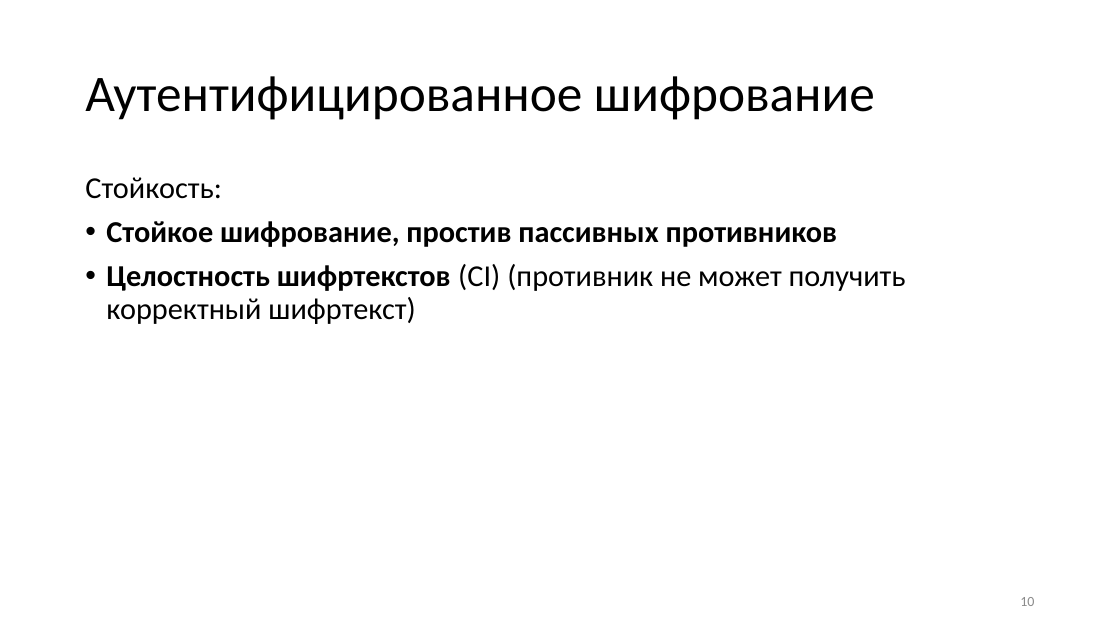
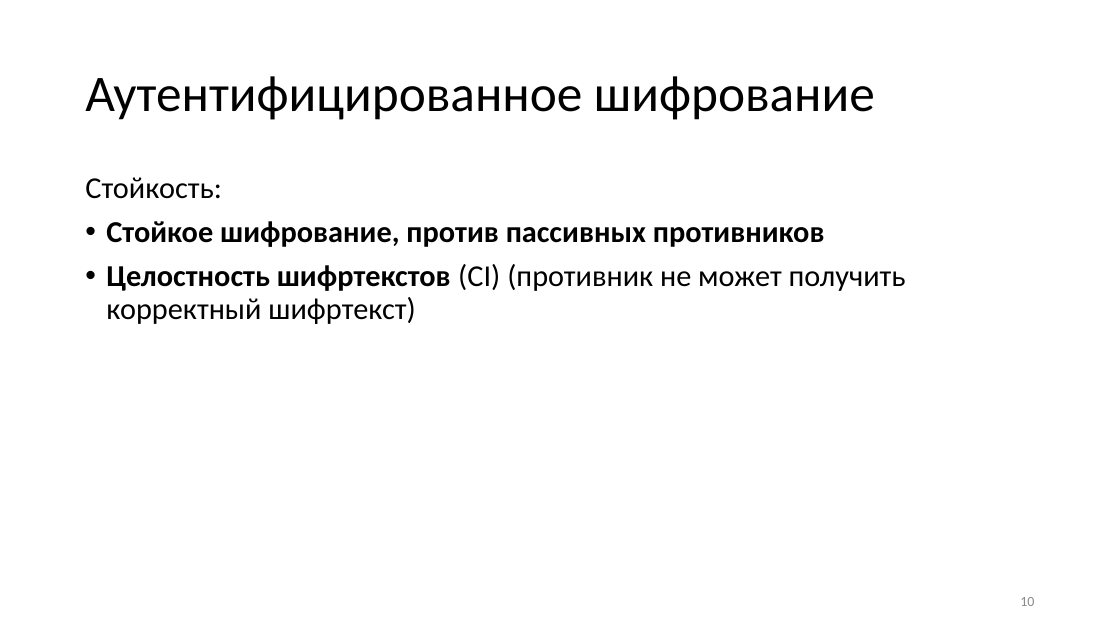
Before and after one commit to CryptoCourse/CryptoLectures, a slide deck: slide 10 of Lectures/AutenticEncryptionLite.pptx. Drawn at 1120x630 pixels with LibreOffice and Linux fonts; fonts in the diff are those of the drawing. Boxes give left, top, right and bottom in pixels: in the first picture for what was removed or moved away, otherwise in the second. Text is boxed around its words. In the diff, an @@ line names an element or a change of style, - is before the commit and + after.

```diff
--- a/Lectures/AutenticEncryptionLite.pptx
+++ b/Lectures/AutenticEncryptionLite.pptx
@@ text at (106,221,825,247): text changed @@
-• Стойкое шифрование, простив пассивных противников
+• Стойкое шифрование, против пассивных противников
```
Also in this commit, not shown: 1 other slide changed.
